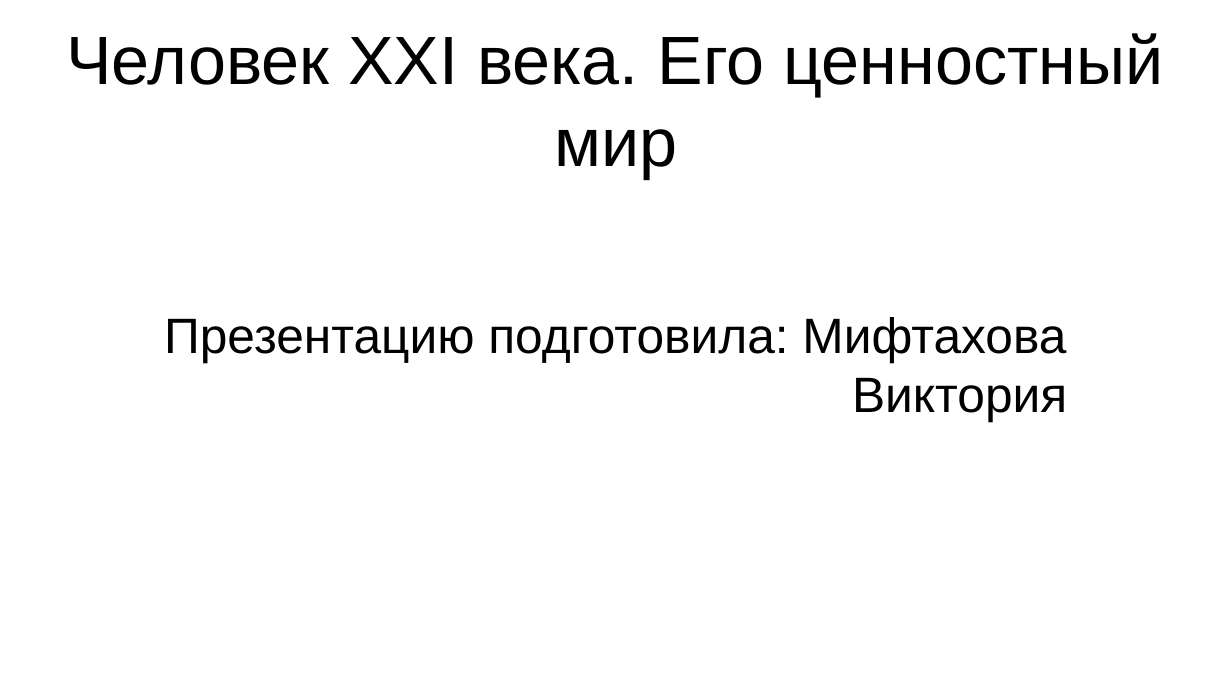
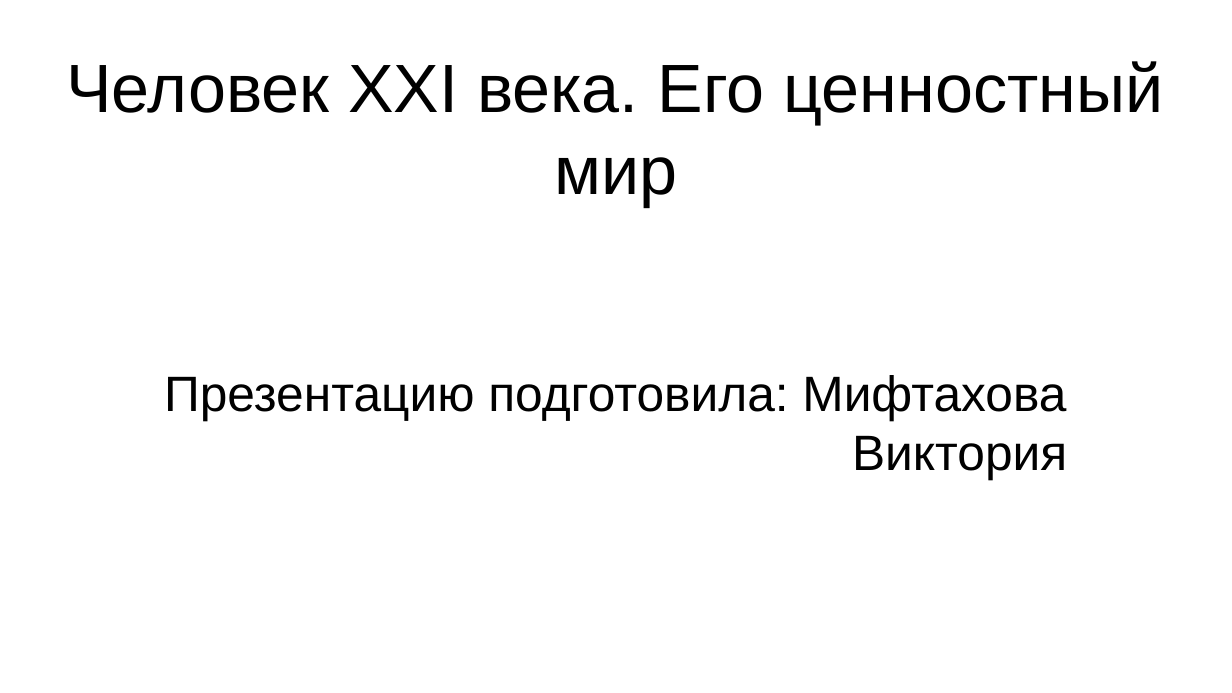
Before and after one commit to Astolfo-femboy-UwU/urban-octo-barnacle, a slide deck: slide 1 of Для других/Victoria NAtus VIncere est.pptx. Drawn at 1232x693 pixels with LibreOffice and Linux fonts; fonts in the diff are those of the drawing. Boxes give left, top, right and bottom in pixels: in the first picture for what was removed or moved away, otherwise in the second. Text is boxed around its words. In the diff, an @@ line names an element or a change of style, - is before the commit and + after.

```diff
--- a/Для других/Victoria NAtus VIncere est.pptx
+++ b/Для других/Victoria NAtus VIncere est.pptx
@@ title "Человек XXI века. Его ценностный ...": place and size @@
-title "Человек XXI века. Его ценностный ..." at [66, 33, 1164, 179]
+title "Человек XXI века. Его ценностный ..." at [66, 61, 1163, 207]
@@ subtitle "Презентацию подготовила: Мифтахова Виктория": place and size @@
-subtitle "Презентацию подготовила: Мифтахова Виктория" at [164, 317, 1067, 422]
+subtitle "Презентацию подготовила: Мифтахова Виктория" at [164, 375, 1067, 480]
```
Also in this commit, not shown: 2 other slides changed, 1 other file.
